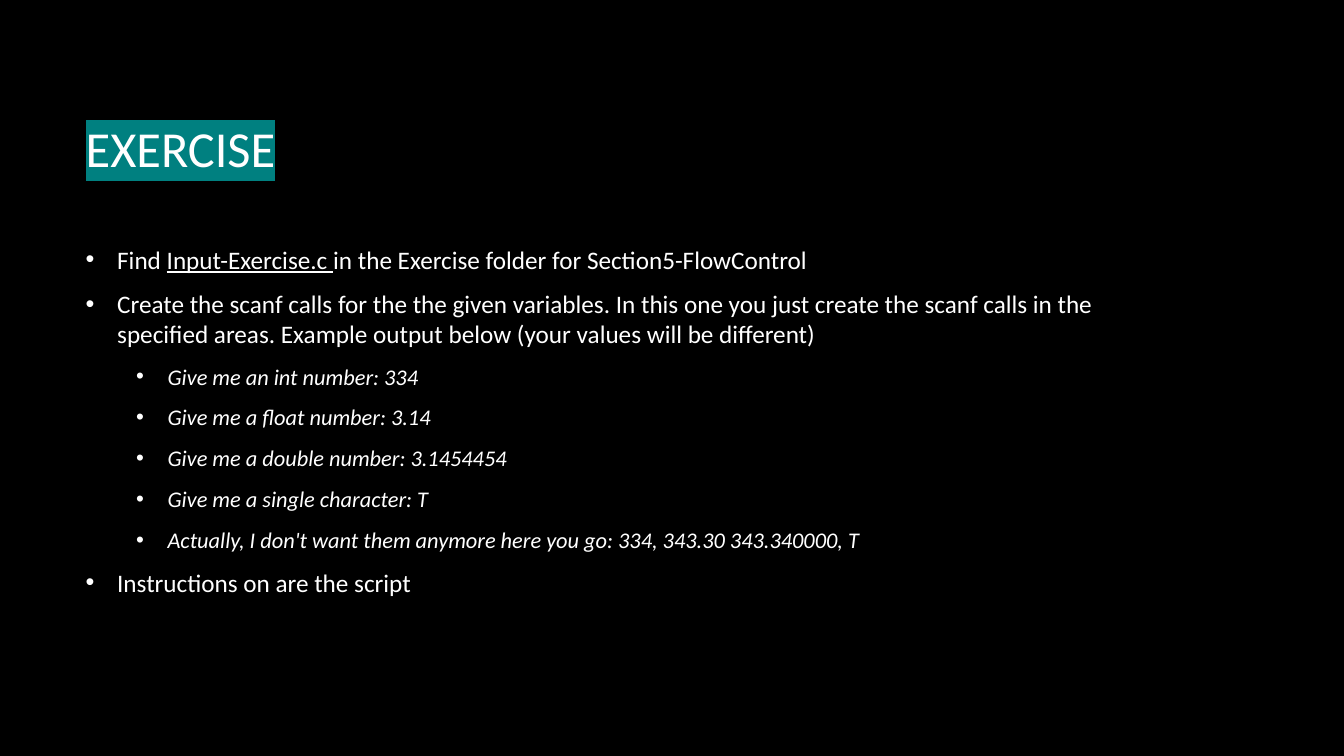
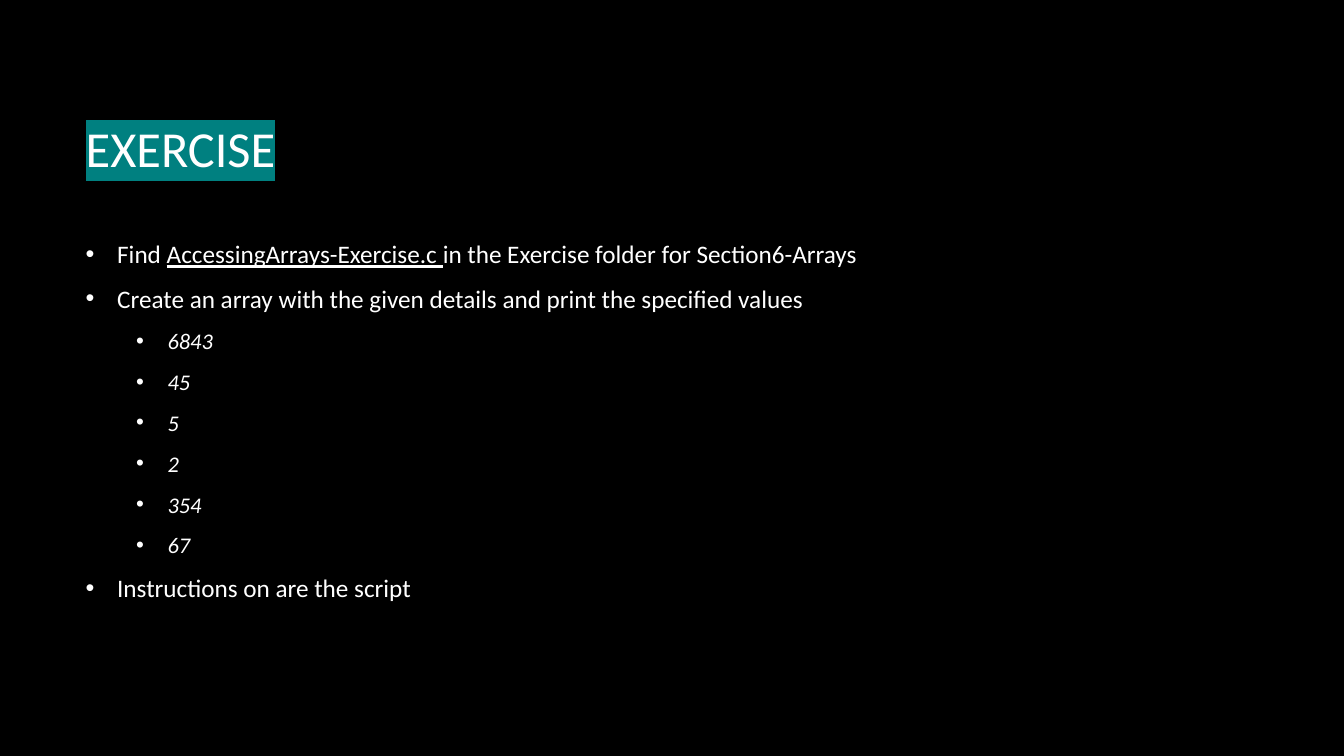
Before and after one commit to fopineda/C-Class, a slide deck: slide 8 of C-Course/Slides/Section6-Arrays.pptx. Drawn at 1344x756 pixels with LibreOffice and Linux fonts; fonts in the diff are those of the drawing; background and template pictures are left out. Boxes give left, top, right and bottom in pixels: in the first picture for what was removed or moved away, otherwise in the second. Text is boxed around its words. In the diff, an @@ line names an element or a change of style, - is before the commit and + after.

Commit message:
more array stuff

```diff
--- a/C-Course/Slides/Section6-Arrays.pptx
+++ b/C-Course/Slides/Section6-Arrays.pptx
@@ text at (117, 245, 857, 553): text changed @@
-• Find Input-Exercise.c in the Exercise folder for Section5-FlowControl
-• Create the scanf calls for the the given variables. In this one you just create the scanf calls in the specified areas. Example output below (your values will be different)
-  • Give me an int number: 334
-  • Give me a float number: 3.14
-  • Give me a double number: 3.1454454
-  • Give me a single character: T
-  • Actually, I don't want them anymore here you go: 334, 343.30 343.340000, T
+• Find AccessingArrays-Exercise.c in the Exercise folder for Section6-Arrays
+• Create an array with the given details and print the specified values
+  • 6843
+  • 45
+  • 5
+  • 2
+  • 354
+  • 67
```
Also in this commit, not shown: 3 other slides changed, 3 slides added, 7 other files.
